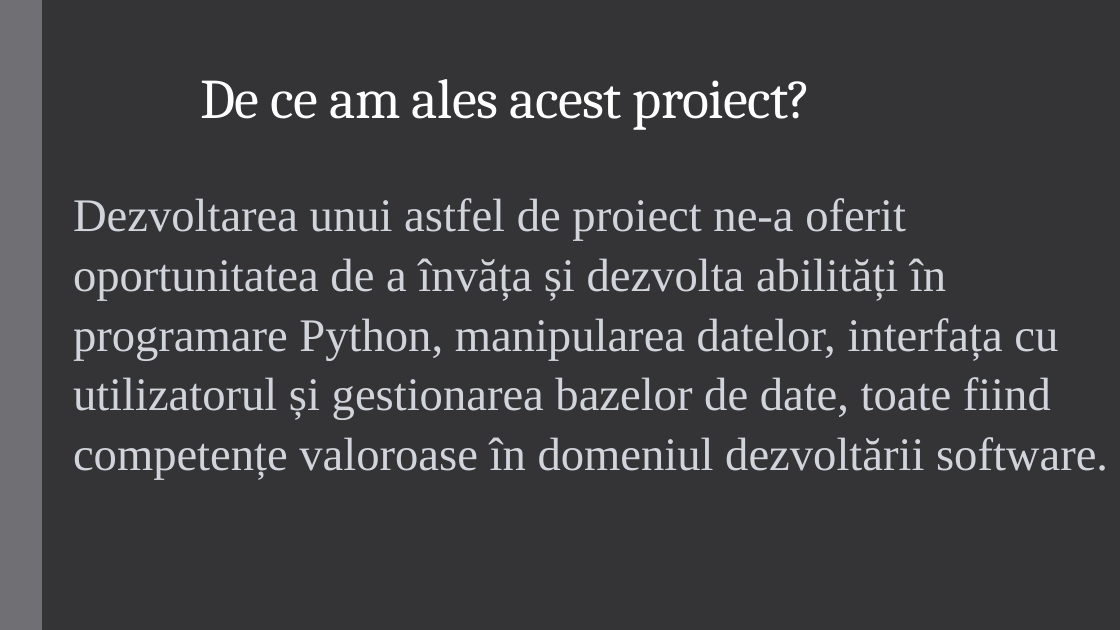
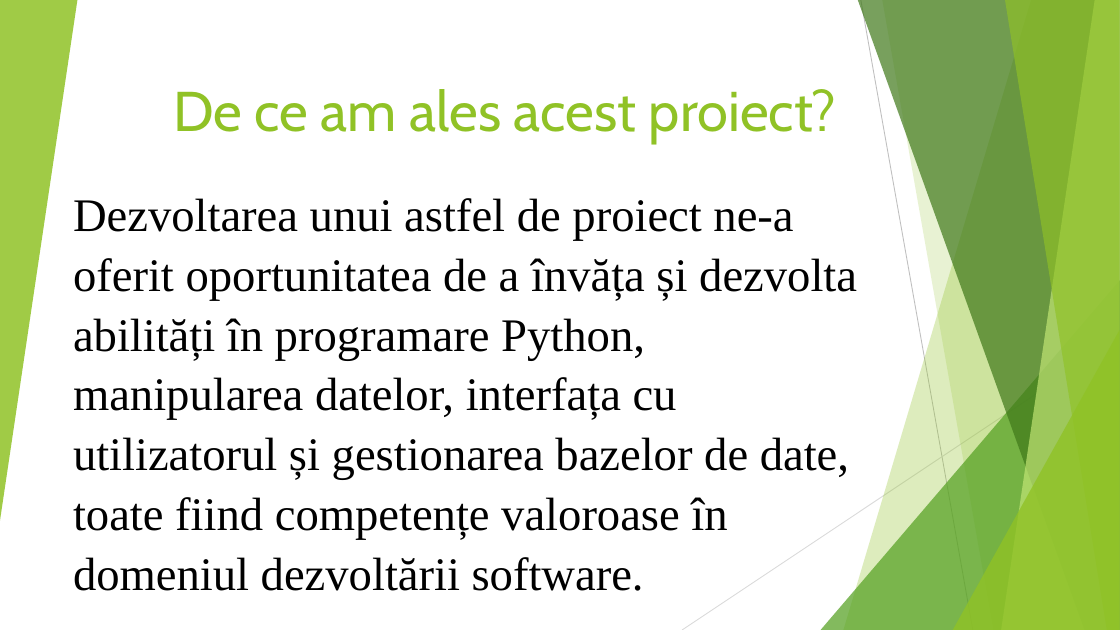
Before and after one commit to cosming20/python101project, a slide deck: slide 12 of Tracker de diabet.pptx. Drawn at 1120x630 pixels with LibreOffice and Linux fonts; fonts in the diff are those of the drawing. Boxes give left, top, right and bottom in pixels: in the first picture for what was removed or moved away, otherwise in the second. Text is boxed around its words. In the diff, an @@ line names an element or a change of style, - is before the commit and + after.

```diff
--- a/Tracker de diabet.pptx
+++ b/Tracker de diabet.pptx
@@ background #353537 to #FFFFFF @@
@@ title "De ce am ales acest ..." moved from (x1=201, y1=79, x2=812, y2=130) to (x1=173, y1=89, x2=836, y2=143) @@
@@ title "De ce am ales acest ..." at (x1=173, y1=89, x2=836, y2=143): font Cambria to Cabin, text colour #FFFFFF to #90C226, letter spacing -0.5 to 0 pt; alignment left to right; line spacing 0.85 to 1 @@
@@ rectangle removed at (x1=0, y1=0, x2=42, y2=630) @@
@@ group added at (x1=0, y1=0, x2=1120, y2=630): 5 freeform shapes, 3 triangles, 2 lines @@
@@ text "Dezvoltarea unui astfel de proiect ..." at (x1=73, y1=198, x2=857, y2=591): text colour #D1D5DB to #000000 @@
```
Also in this commit, not shown: 11 other slides changed.
